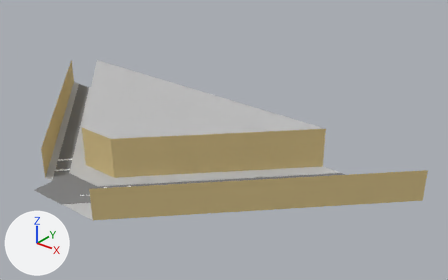
The glTF model assets/districts/estepa/capitan_moreno.glb as it was, and as the next commit left it.
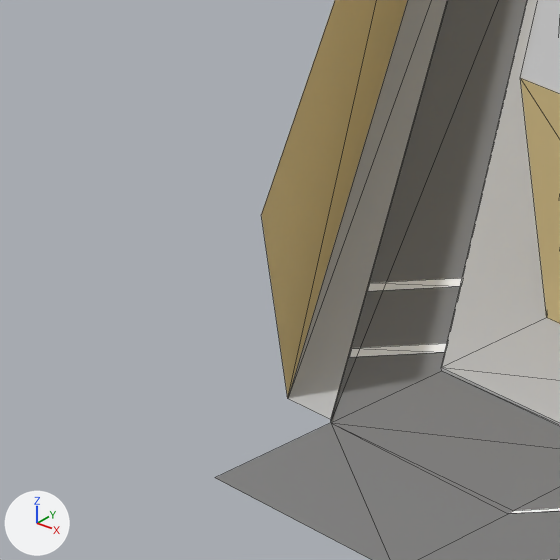
Each version is shown whole from a camera (50 mm lens) standing at (83.0, -62.1, 56.7) and looking at (16.1, 21.5, 4.9), then close up on the part from 0% to 20% of the width and 41% to 73% of the height. The axes (+X, +Y, +Z) are drawn at lower left. The lights are the same throughout. The first two pictures are the older version. The close-ups show mesh edges as thin lines. Objects named as collision shapes, trigger or cutter boxes, shadow casters or lower levels of detail are left out. Where no turn or scale is listed for an object, it has been applied to the vertices. Vertices at exactly the same position are counted once.

Names of what the first close-up shows: 'Crossing', 'Crossing.001', 'Plane'.
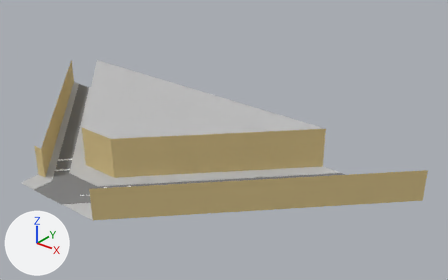
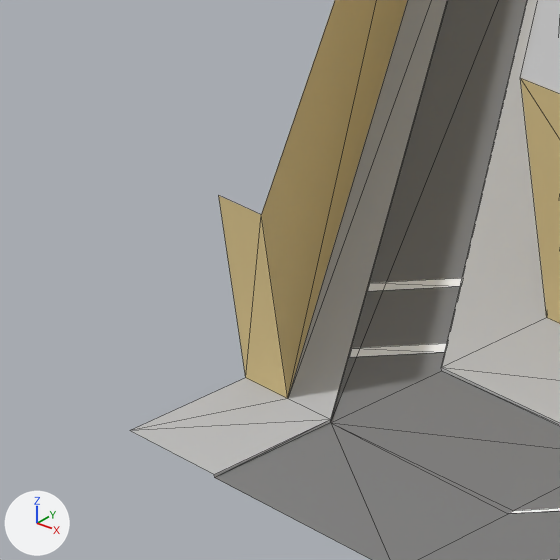
Patch to the scene script:
```diff
--- a/assets/districts/estepa/capitan_moreno.glb.py
+++ b/assets/districts/estepa/capitan_moreno.glb.py
@@ me_plane @@
 # used by ob_plane; location = (0.0, 0.0, 0.0)
 # verts and faces of me_plane; kept vertices keep their numbers, new ones are numbered from 37
 # before: 2 (-4.0, -4.0, 0.0) at pixel (330, 422), 24 (-4.0, -4.0, 0.1) at pixel (330, 419), 27 (-6.0, -4.0, 0.1) at pixel (287, 398), 32 (-4.0, -8.0, 0.0) at pixel (214, 477), 36 (-6.0, -4.0, 6.1) at pixel (261, 214)
-me_plane.from_pydata(...)  # 37 vertices, 45 faces; spans x -42.0..52.0, y -8.0..32.0, z 0.0..8.1
+me_plane.from_pydata(...)  # 41 vertices, 52 faces; spans x -42.0..52.0, y -8.0..32.0, z 0.0..8.1
+# me_plane part 1
+verts[37] = (-4.0, -8.0, 0.1)  # pixel (214, 474)
+verts[38] = (-8.0, -4.0, 0.1)  # pixel (245, 377)
+verts[39] = (-8.0, -8.0, 0.1)  # pixel (129, 430)
+verts[40] = (-8.0, -4.0, 6.1)  # pixel (218, 195)
+faces += [(24, 37, 32), (2, 24, 32), (24, 39, 37), (27, 38, 39), (24, 27, 39)]  # mat_grey (light grey #bfbfbf)
+faces += [(36, 40, 38), (27, 36, 38)]  # mat_yellowish (yellow #d8c28a)
 me_plane.materials.append(mat_grey)
```

Location of each change, (x1, y1, x2, y2) in pixels of the close-ups (560 x 560 px):
'Plane', reshaped
    before: (215, 0, 560, 560)
    after: (130, 0, 560, 560)
part 1 of me_plane, added
    after: (130, 196, 331, 477)
